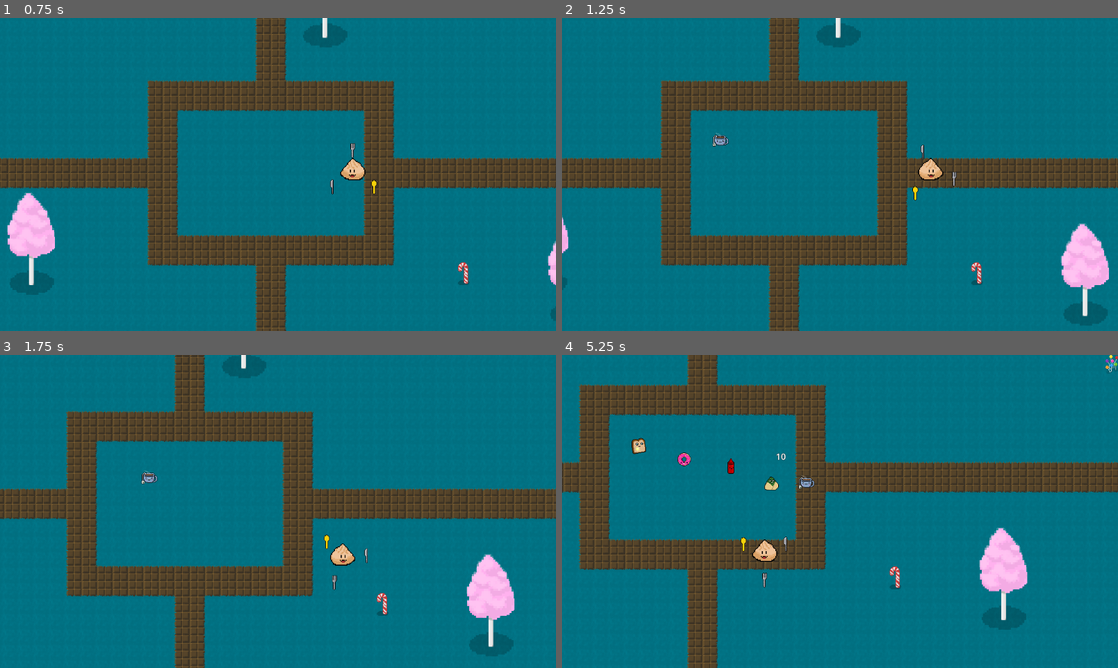
Above: before the commit, frames 1-4 (two rows, left to right).
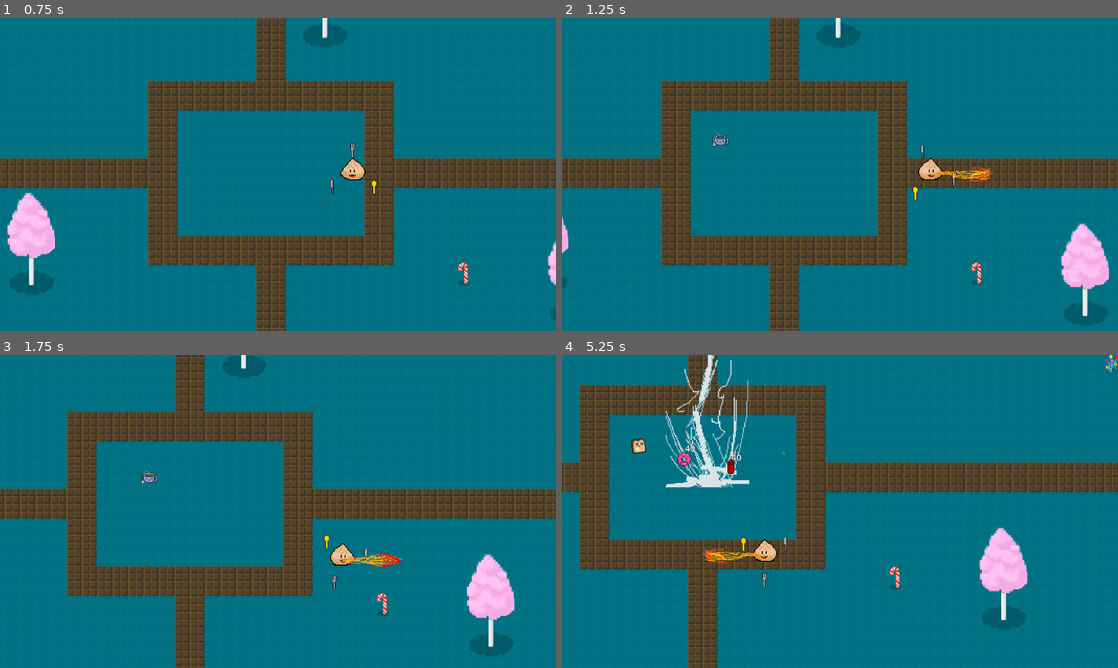
Above: after the commit, the same moments.

Repository: SteamedKoko/Gluttony
Game: Godot game, scene res://scenes/arena/arena.tscn
Same seed, same stepped clock (60 frames per second), same inputs: the game is played once before the commit and once after it.
Inputs:
- Up to frame 1 (0.75 s): hold F (right) from 0.53 s (still down); hold J (dash) from 0.53 s (still down)
- Up to frame 2 (1.25 s): keep holding F (right); keep holding J (dash)
- Up to frame 3 (1.75 s): release F (right) at 1.28 s; release J (dash) at 1.28 s; hold Down (down) from 1.28 s (still down); tap J (dash) at 1.35 s
- Up to frame 4 (5.25 s): release Down (down) at 2.03 s; hold F (right) 2.03-2.78 s; hold J (dash) 2.03-2.78 s; hold Up (up) 2.78-3.53 s; tap J (dash) at 2.85, 4.35 s; hold J (dash) 3.53-4.28 s; hold S (left) 3.53-5.03 s; hold Down (down) from 5.03 s (still down); hold J (dash) from 5.03 s (still down)

Frame 1 is identical in both runs. In frame 2, 0.2% of the frame differs, in the area x 66-78%, y 47-53%; in frame 3, 0.3%; in frame 4, 2.2%, in the area x 18-46%, y 0-67%.

Commit message:
knockback; never gonna give you up;

Diff:
--- /dev/null
+++ b/entities/knockback/knockback.gd
@@ -0,0 +1,10 @@
+class_name Knockback
+extends Node2D
+
+@onready var player = get_tree().get_first_node_in_group("player")
+@onready var parent = get_parent()
+
+
+func _on_hurt_box_got_knocked_back(knockback: float) -> void:
+    var direction = player.global_position.direction_to(global_position).normalized()
+    parent.velocity += direction * knockback
--- /dev/null
+++ b/entities/knockback/knockback.tscn
@@ -0,0 +1,6 @@
+[gd_scene load_steps=2 format=3 uid="uid://dk01m2ccduj5w"]
+
+[ext_resource type="Script" uid="uid://lo4fw5sqfvh1" path="res://entities/knockback/knockback.gd" id="1_2ynl7"]
+
+[node name="Knockback" type="Node2D"]
+script = ExtResource("1_2ynl7")
--- a/entities/monsters/base_monster.gd
+++ b/entities/monsters/base_monster.gd
@@ -7,6 +7,7 @@
 @export var push_strength = 800
 @export var move_speed: float = 100
 @export var acceleration: float = 300
+@export var knockback: float = 400
 
 var _exp_value: float = 10
 
@@ -22,8 +23,8 @@
 	if soft_collision.is_colliding():
 		velocity += soft_collision.get_push_vector() * delta * push_strength
 
-	velocity.x = clamp(velocity.x, -move_speed, move_speed)
-	velocity.y = clamp(velocity.y, -move_speed, move_speed)
+	# velocity.x = clamp(velocity.x, -move_speed, move_speed)
+	# velocity.y = clamp(velocity.y, -move_speed, move_speed)
 	move_and_slide()
 
 
--- a/entities/monsters/consumable_monster.tscn
+++ b/entities/monsters/consumable_monster.tscn
@@ -6,6 +6,7 @@
 [ext_resource type="PackedScene" uid="uid://cy0ic1sihaot4" path="res://utils/hurt_box/hurt_box.tscn" id="4_34hvv"]
 [ext_resource type="PackedScene" uid="uid://dtqtnwsjxg55d" path="res://utils/health/health.tscn" id="5_fcyur"]
 [ext_resource type="PackedScene" uid="uid://diacs8ggepls7" path="res://entities/damage_display/damage_display.tscn" id="6_te0qj"]
+[ext_resource type="PackedScene" uid="uid://dk01m2ccduj5w" path="res://entities/knockback/knockback.tscn" id="7_2mdf2"]
 
 [sub_resource type="RectangleShape2D" id="RectangleShape2D_qfm1j"]
 
@@ -45,5 +46,8 @@
 [node name="DamageDisplay" parent="." instance=ExtResource("6_te0qj")]
 position = Vector2(0, -30)
 
+[node name="Knockback" parent="." instance=ExtResource("7_2mdf2")]
+
 [connection signal="dealt_damage" from="Attack" to="." method="_on_attack_dealt_damage"]
+[connection signal="got_knocked_back" from="HurtBox" to="Knockback" method="_on_hurt_box_got_knocked_back"]
 [connection signal="health_delpleted" from="Health" to="." method="_on_health_health_delpleted"]
--- a/entities/player/player.tscn
+++ b/entities/player/player.tscn
@@ -1,10 +1,11 @@
-[gd_scene load_steps=8 format=3 uid="uid://cetseqdkeuyvr"]
+[gd_scene load_steps=9 format=3 uid="uid://cetseqdkeuyvr"]
 
 [ext_resource type="Script" uid="uid://dbmggphqcyl8" path="res://entities/player/player.gd" id="1_abrql"]
 [ext_resource type="Texture2D" uid="uid://buj8jnnj66ub8" path="res://entities/player/sprites/v1_4frame3.png" id="1_symyc"]
 [ext_resource type="PackedScene" uid="uid://cy0ic1sihaot4" path="res://utils/hurt_box/hurt_box.tscn" id="3_sglur"]
 [ext_resource type="PackedScene" uid="uid://dtqtnwsjxg55d" path="res://utils/health/health.tscn" id="4_bls4j"]
 [ext_resource type="PackedScene" uid="uid://diacs8ggepls7" path="res://entities/damage_display/damage_display.tscn" id="5_fkugw"]
+[ext_resource type="PackedScene" uid="uid://c66r3xjthspcv" path="res://entities/skills/fire.tscn" id="6_8fjmc"]
 
 [sub_resource type="RectangleShape2D" id="RectangleShape2D_abrql"]
 size = Vector2(38, 21)
@@ -43,6 +44,7 @@
 z_index = 1
 y_sort_enabled = true
 position = Vector2(0, -10)
+collision_layer = 8
 health = NodePath("../Health")
 
 [node name="CollisionShape2D" type="CollisionShape2D" parent="HurtBox"]
@@ -63,4 +65,10 @@
 [node name="DamageDisplay" parent="." instance=ExtResource("5_fkugw")]
 position = Vector2(0, -48.42)
 
+[node name="Fire" parent="." instance=ExtResource("6_8fjmc")]
+position = Vector2(-64, 0)
+damage = 10
+damage_cooldown = 0.1
+knockback = 100.0
+
 [connection signal="health_delpleted" from="Health" to="." method="_on_health_health_delpleted"]
--- a/entities/skills/base_skill.gd
+++ b/entities/skills/base_skill.gd
@@ -4,7 +4,9 @@
 @export var time_to_cast: float = 0
 @export var frame_to_enable_collider: int = 0
 @export var frame_to_end_collider: int = 0
-@export var damage: int = 0
+@export var damage: int
+@export var damage_cooldown: float
+@export var knockback: float
 
 var animated_sprite: AnimatedSprite2D
 var execute_timer: Timer
@@ -24,7 +26,9 @@
 
 	attack = $Attack
 	attack.damage = damage
+	attack.damage_cooldown = damage_cooldown
 	attack.monitoring = false
+	attack.knockback = knockback
 
 
 func _on_execute_timeout() -> void:
--- a/entities/skills/sharp_thingies/sharp_thingies.gd
+++ b/entities/skills/sharp_thingies/sharp_thingies.gd
@@ -5,6 +5,7 @@
 @export var radius: float = 50.0
 @export var damage_multiplyer: float = 1
 @export var damage_cooldown: float = .5
+@export var knockback = 400
 
 @onready var player: Player = get_tree().get_first_node_in_group("player")
 
@@ -43,6 +44,7 @@
 		thingy.damage = thingy_obj.damage * damage_multiplyer
 		thingy.rotation_speed = rotation_speed
 		thingy.radius = radius
+		thingy.knockback = knockback
 		thingy.current_angle = deg_to_rad(120*thingies.size())
 		thingy.damage_cooldown = damage_cooldown
 		thingies.append(thingy)
--- a/entities/skills/sharp_thingies/sharp_thingy.tscn
+++ b/entities/skills/sharp_thingies/sharp_thingy.tscn
@@ -3,7 +3,7 @@
 [ext_resource type="Script" uid="uid://mrx24doqa8im" path="res://entities/skills/sharp_thingies/sharp_thingy.gd" id="1_ucefh"]
 
 [sub_resource type="RectangleShape2D" id="RectangleShape2D_eaaxj"]
-size = Vector2(24.7393, 20)
+size = Vector2(41.2322, 20)
 
 [node name="SharpThingy" type="Area2D"]
 collision_layer = 0
--- a/project.godot
+++ b/project.godot
@@ -23,6 +23,7 @@
 [display]
 
 window/stretch/mode="viewport"
+window/stretch/aspect="expand"
 window/dpi/allow_hidpi=false
 
 [input]
--- a/scenes/arena/arena.tscn
+++ b/scenes/arena/arena.tscn
@@ -1,9 +1,10 @@
-[gd_scene load_steps=5 format=4 uid="uid://gwslf667jj30"]
+[gd_scene load_steps=6 format=4 uid="uid://gwslf667jj30"]
 
 [ext_resource type="TileSet" uid="uid://cm8jf80i4ndxv" path="res://scenes/tileset/overworld.tres" id="1_asdgj"]
 [ext_resource type="PackedScene" uid="uid://cetseqdkeuyvr" path="res://entities/player/player.tscn" id="3_5tue2"]
 [ext_resource type="PackedScene" uid="uid://c2rh1w6xsy484" path="res://entities/spawner/spawner.tscn" id="3_aj7ud"]
 [ext_resource type="PackedScene" uid="uid://bkggvbuvpu275" path="res://entities/skills/sharp_thingies/sharp_thingies.tscn" id="4_aj7ud"]
+[ext_resource type="PackedScene" uid="uid://bm36y6s1i2gu4" path="res://entities/skills/lightning.tscn" id="5_asdgj"]
 
 [node name="Arena" type="Node2D"]
 y_sort_enabled = true
@@ -54,3 +55,9 @@
 
 [node name="SharpThingies" parent="." instance=ExtResource("4_aj7ud")]
 rotation_speed = 200.0
+knockback = 150
+
+[node name="Lightning" parent="." instance=ExtResource("5_asdgj")]
+position = Vector2(1611, 1338)
+scale = Vector2(2.165, 2.165)
+damage = 40
--- a/utils/attack/attack.gd
+++ b/utils/attack/attack.gd
@@ -12,6 +12,7 @@
 @export var damage_cooldown: float = 0
 @export var damage_type: DAMAGE_TYPE
 @export var angle_offset: float = 0
+@export var knockback = 0
 
 signal dealt_damage()
 
@@ -24,9 +25,9 @@
 		if(ob is HurtBox):
 			var did_damage = false
 			if damage_cooldown == 0:
-				did_damage = ob.receive_damage(damage)
+				did_damage = ob.receive_damage(damage, knockback)
 			else:
-				did_damage = ob.receive_continuous_damage(damage, damage_cooldown, str(damage_type))
+				did_damage = ob.receive_continuous_damage(damage, knockback, damage_cooldown, str(damage_type))
 
 			if did_damage:
 				dealt_damage.emit()
--- a/utils/hurt_box/hurt_box.gd
+++ b/utils/hurt_box/hurt_box.gd
@@ -7,14 +7,19 @@
 var damage_source_dictionary: Dictionary
 
 signal took_damage(dmg)
+signal got_knocked_back(knockback)
 
-func receive_damage(damage: float) -> bool:
+func receive_damage(damage: float, knockback: float) -> bool:
 	health.take_health(damage)
 	took_damage.emit(damage)
+
+	if knockback > 0:
+		got_knocked_back.emit(knockback)
+
 	return true
 
 
-func receive_continuous_damage(damage: float, dmg_cooldown: float, key: String) -> bool:
+func receive_continuous_damage(damage: float, knockback: float,dmg_cooldown: float, key: String) -> bool:
 	if damage_source_dictionary.has(key):
 		return false
 
@@ -23,6 +28,10 @@
 	dmg_timer.timeout.connect(remove_damage_timeout.bind(key))
 	health.take_health(damage)
 	took_damage.emit(damage)
+
+	if knockback > 0:
+		got_knocked_back.emit(knockback)
+
 	return true
 
 
--- a/utils/soft_collision/soft_collision.gd
+++ b/utils/soft_collision/soft_collision.gd
@@ -6,7 +6,7 @@
 
 func get_push_vector():
 	var areas = get_overlapping_areas()
-	if is_colliding():
+	if areas.size():
 		var area = areas[0]
 		return area.global_position.direction_to(global_position).normalized()
 
Not shown, added: entities/knockback/knockback.gd.uid
Not shown: 1 places in entities/monsters/consumable_monster.tscn that only renumber resources
